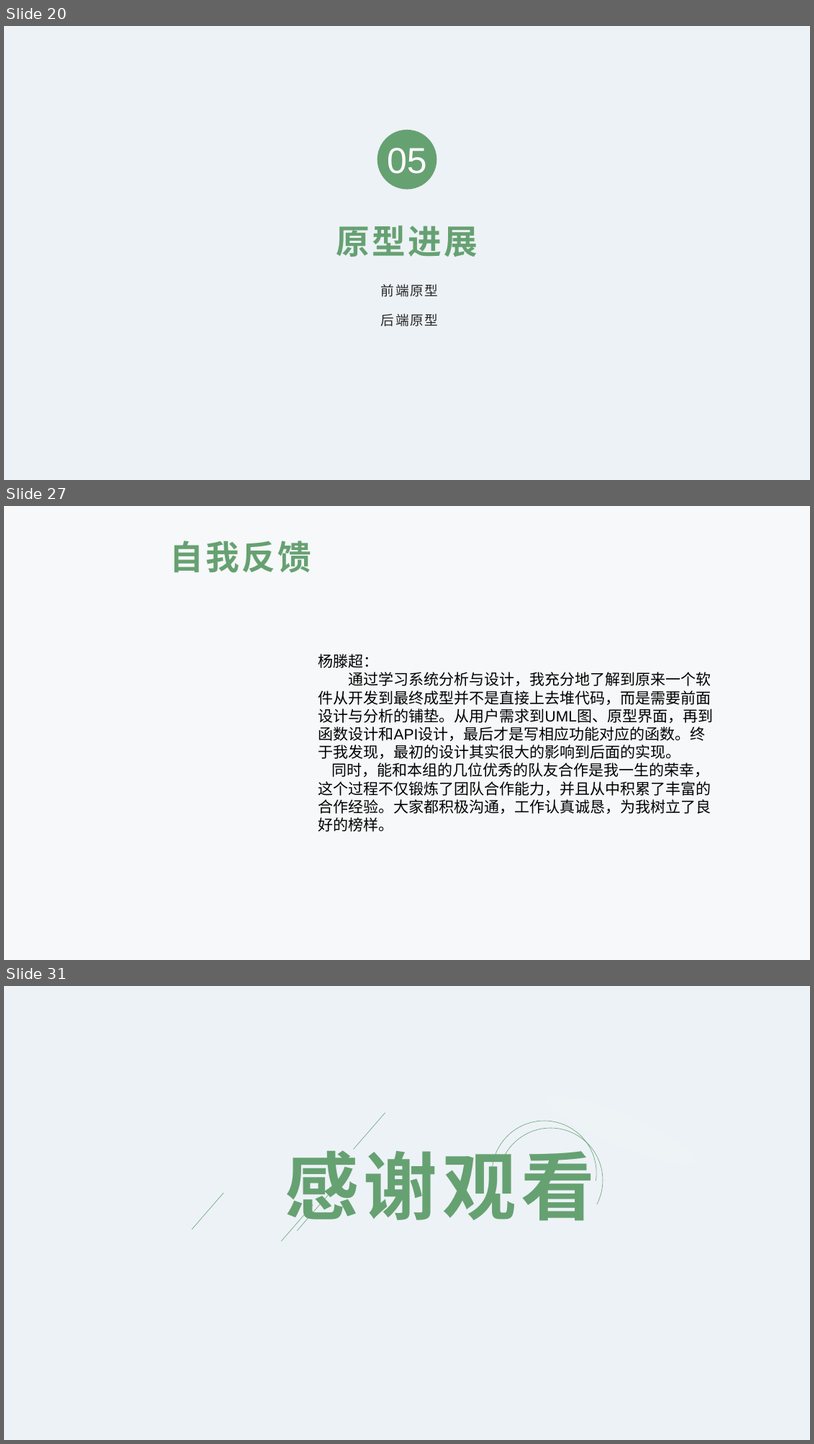
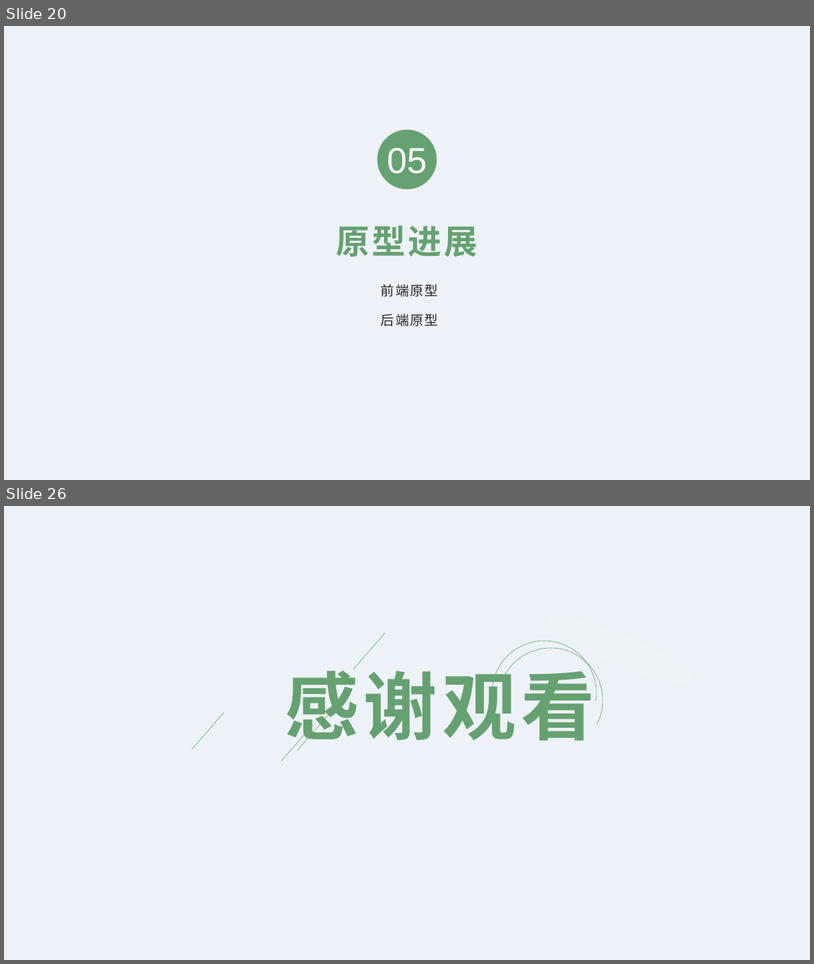
Before and after one commit to TangciuYueng/SAD, a slide deck: HWpre-Final.pptx. Shown one above the other, each under a label of ours: slides 20, 27 and 31 before the commit, slides 20 and 26 after it; the slides between them are not shown. The pictures are 814x1444 and 814x964 pixels, drawn with LibreOffice and Linux fonts; fonts in the diff are those of the drawing; background and template pictures are left out. Boxes give left, top, right and bottom in pixels: in the first picture for what was removed or moved away, otherwise in the second. Text is boxed around its words. In the diff, an @@ line names an element or a change of style, - is before the commit and + after.

```diff
--- a/HWpre-Final.pptx
+++ b/HWpre-Final.pptx
@@ slide 27 removed at [4, 506, 810, 960], background picture (left out) @@
@@ title removed at [170, 541, 312, 573] @@
-自我反馈
@@ text removed at [319, 654, 713, 831] @@
-杨滕超：
-通过学习系统分析与设计，我充分地了解到原来一个软件从开发到最终成型并不是直接上去堆代码，而是需要前面设计与分析的铺垫。从用户需求到UML图、原型界面，再到函数设计和API设计，最后才是写相应功能对应的函数。终于我发现，最初的设计其实很大的影响到后面的实现。
-同时，能和本组的几位优秀的队友合作是我一生的荣幸，这个过程不仅锻炼了团队合作能力，并且从中积累了丰富的合作经验。大家都积极沟通，工作认真诚恳，为我树立了良好的榜样。
@@ what was slide 31 is now slide 26 @@
```
Also in this commit, not shown: 17 slides changed, 3 slides added, 7 other slides removed, 3 other files.
